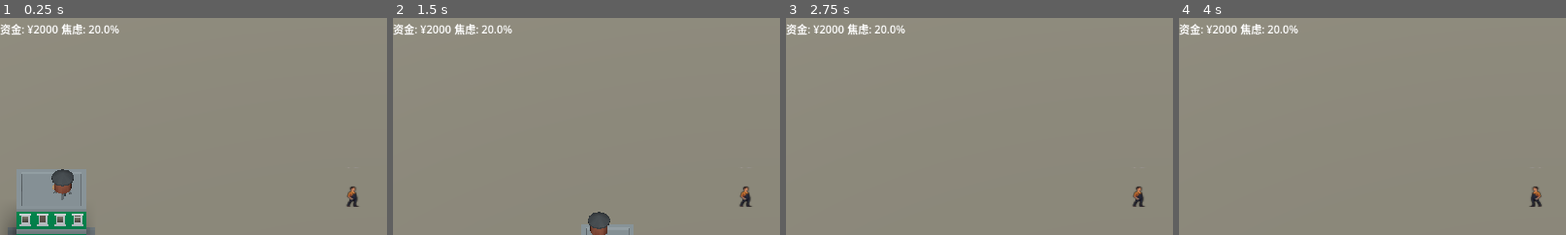
Above: before the commit, frames 1-4 (left to right).
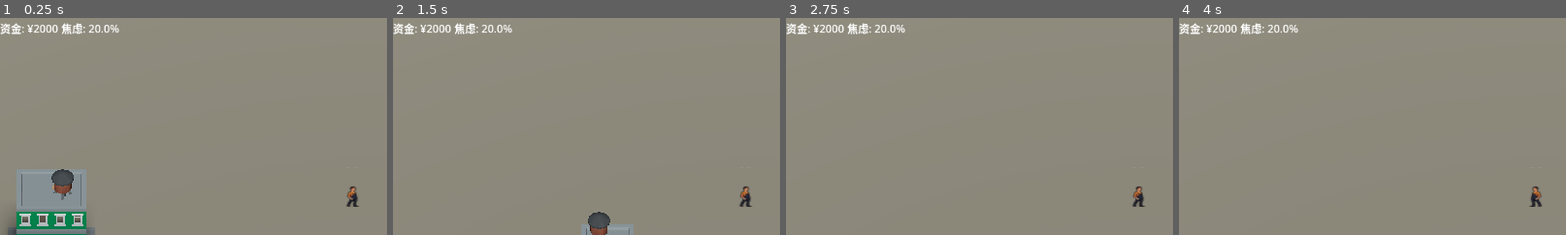
Above: after the commit, the same moments.

Repository: robertzq/project-refactor
Game: Godot game, scene res://_Scenes/MainWorld.tscn
The game is run twice, just before and just after one commit, with the same random seed, the same clock (stepped at 60 frames per second) and the same inputs.
Inputs:
- Up to frame 1 (0.25 s): no input
- Up to frame 2 (1.5 s): tap Enter at 0.5 s; hold Right (ui_right) 0.53-1.28 s; hold Down (ui_down) from 1.28 s (still down)
- Up to frame 3 (2.75 s): release Down (ui_down) at 2.03 s; hold Right (ui_right) from 2.03 s (still down)
- Up to frame 4 (4 s): release Right (ui_right) at 2.78 s; hold Up (ui_up) 2.78-3.53 s; tap Space at 3.5 s; hold Left (ui_left) from 3.53 s (still down)
The pictures show only the part of the screen within x 0-50%, y 0-50%; the shares and areas given below are measured in that part.

The runs differ from the first frame. In frame 1, 0.5% of the frame differs, in the area x 0-31%, y 2-9%; in frame 2, 0.5%; in frame 3, 0.5%; in frame 4, 0.5%.

Commit message:
add option choice

Diff:
--- a/_Scenes/UI_Event.tscn
+++ b/_Scenes/UI_Event.tscn
@@ -32,19 +32,15 @@
 offset_bottom = 48.0
 text = "111"
 
-[node name="Button" type="Button" parent="Control/Panel"]
-process_mode = 3
+[node name="OptionContainer" type="VBoxContainer" parent="Control/Panel"]
 layout_mode = 0
-offset_left = 217.0
-offset_top = 64.0
-offset_right = 267.0
-offset_bottom = 95.0
-text = "关闭"
+offset_top = 61.0
+offset_right = 279.0
+offset_bottom = 89.0
 
 [node name="StatsPanel" type="HBoxContainer" parent="."]
-offset_top = 1.0
 offset_right = 174.0
-offset_bottom = 31.0
+offset_bottom = 30.0
 
 [node name="MoneyLabel" type="Label" parent="StatsPanel"]
 layout_mode = 2
@@ -53,5 +49,3 @@
 [node name="AnxietyLabel" type="Label" parent="StatsPanel"]
 layout_mode = 2
 text = "Anxiety: 0%"
-
-[connection signal="pressed" from="Control/Panel/Button" to="." method="_on_button_pressed"]
--- a/_Scripts/ui_event.gd
+++ b/_Scripts/ui_event.gd
@@ -6,6 +6,7 @@
 # 引用刚才新建的两个 Label
 @onready var money_label = $StatsPanel/MoneyLabel
 @onready var anxiety_label = $StatsPanel/AnxietyLabel
+@onready var option_container = $Control/Panel/OptionContainer # 引用刚才建的容器
 
 # 当前正在处理的事件数据 (临时存一下)
 var current_event_data = {}
@@ -24,17 +25,47 @@
 	# 焦虑值保留一位小数
 	anxiety_label.text = "焦虑: " + str(snapped(Global.stats["anxiety"], 0.1)) + "%"
 
-# 显示弹窗 (修改版：我们要把 event_data 存下来)
+# 预制一个简单的按钮场景 (或者直接代码new)
 func show_event_popup(event_data: Dictionary):
-	current_event_data = event_data # 存起来，一会儿结算用！
-
+	current_event_data = event_data
 	content_label.text = event_data["description"]
 
-	# 这里可以加个逻辑：显示事件带来的预览后果 (可选)
-	# content_label.text += "\n\n(预计: 资金 " + str(event_data["money_change"]) + ")"
+	# 1. 先清空旧按钮
+	for child in option_container.get_children():
+		child.queue_free()
+
+	# 2. 根据事件ID做特殊处理 (这里是暂时的逻辑，后期会读表)
+	if event_data["id"] == "EVT_401": # 父亲的手术
+		add_choice_button("A. 保守治疗 (花费 5000)", -5000, 40)
+		add_choice_button("B. 就要最好的 (花费 40000)", -40000, -10)
+	else:
+		# 默认按钮
+		add_choice_button("确定", event_data.get("money_change", 0), event_data.get("base_stress", 0))
 
 	panel_root.visible = true
 	get_tree().paused = true
+
+# 辅助函数：添加一个按钮
+func add_choice_button(text: String, money_cost: int, stress_change: int):
+	var btn = Button.new()
+	btn.text = text
+	# 稍微调大一点字体
+	btn.add_theme_font_size_override("font_size", 24)
+
+	# 关键：连接信号，要把后果传进去
+	# 使用 bind 把参数绑定到信号上
+	btn.pressed.connect(_on_choice_selected.bind(money_cost, stress_change))
+	option_container.add_child(btn)
+
+# 统一处理选择
+func _on_choice_selected(money_cost, stress_change):
+	Global.stats["money"] += money_cost
+	Global.stats["anxiety"] += stress_change
+
+	print("选择了分支。资金: ", money_cost, " 焦虑: ", stress_change)
+
+	panel_root.visible = false
+	get_tree().paused = false
 
 func _on_button_pressed():
 	# --- 核心修改：在这里结算数值！---
